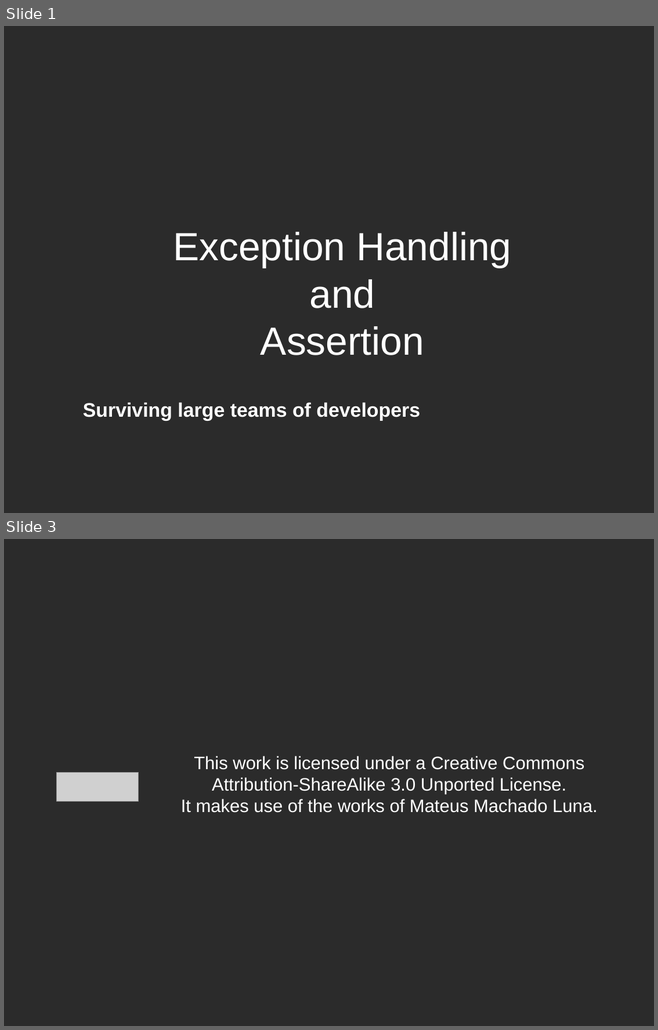
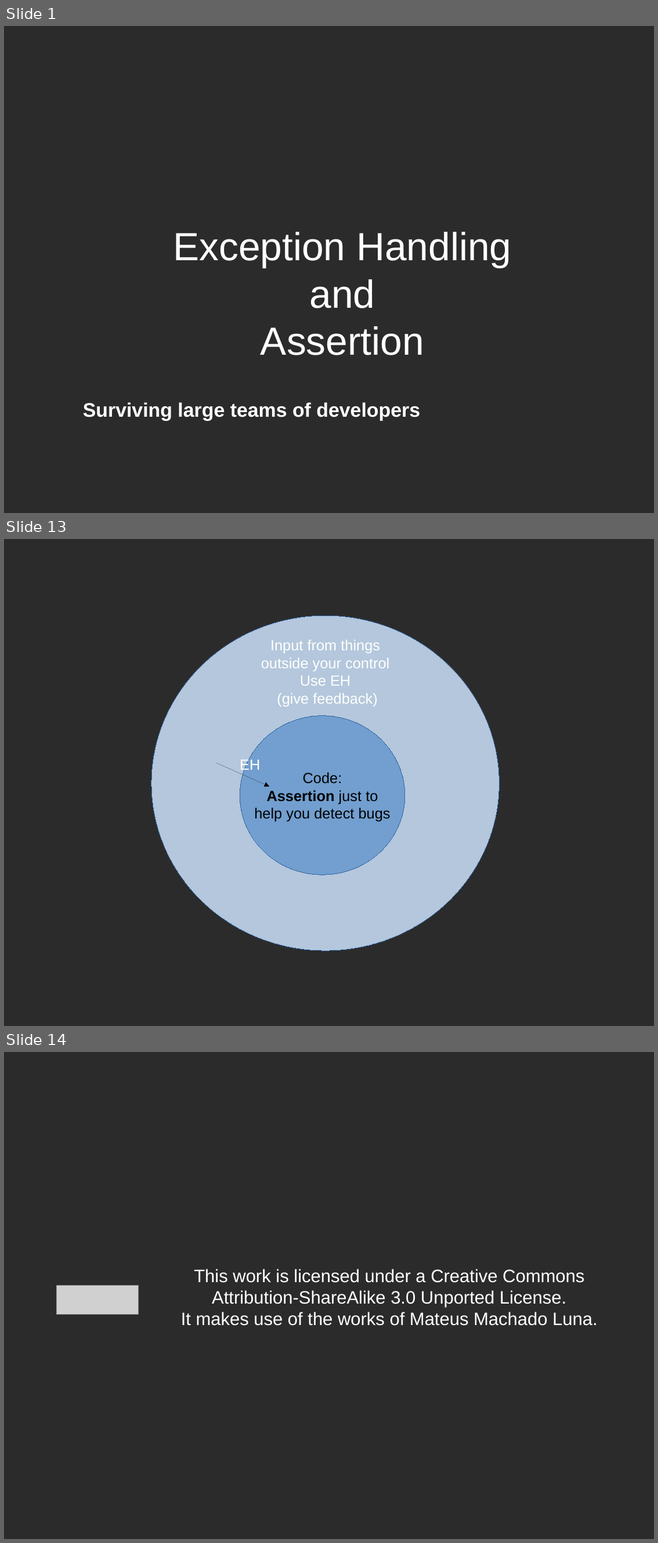
Before and after one commit to talyaron/full-stack, a slide deck: JS/exception handeling/Error Handling and Assertion.odp. Shown one above the other, each under a label of ours: slides 1 and 3 before the commit, slides 1, 13 and 14 after it; the slides between them are not shown. The pictures are 658x1030 and 658x1543 pixels, drawn with LibreOffice and Linux fonts; fonts in the diff are those of the drawing; grey boxes stand for pictures; background and template pictures are left out; a plain dark background stands for a picture behind light text. Boxes give left, top, right and bottom in pixels: in the first picture for what was removed or moved away, otherwise in the second. Text is boxed around its words. In the diff, an @@ line names an element or a change of style, - is before the commit and + after.

Commit message:
eh and assertion ready

```diff
--- a/JS/exception handeling/Error Handling and Assertion.odp
+++ b/JS/exception handeling/Error Handling and Assertion.odp
@@ slide 13 added at (x1=4, y1=539, x2=654, y2=1026), background picture (left out) @@
@@ ellipse added at (x1=151, y1=616, x2=499, y2=951), fill #B4C7DC, outline #3465A4 0 pt @@
@@ text added at (x1=261, y1=640, x2=389, y2=707), 18 pt, text #FFFFFF @@
+Input from things outside your control
+Use EH
+(give feedback)
@@ ellipse added at (x1=240, y1=716, x2=405, y2=875), fill #729FCF, outline #3465A4 0 pt, 18 pt, text #000000 @@
+Code:
+Assertion just to
+help you detect bugs
@@ arrow added from (216, 763) to (269, 787), #000000 0 pt @@
@@ text added at (x1=239, y1=758, x2=260, y2=773), 18 pt, text #FFFFFF @@
+EH
@@ what was slide 3 is now slide 14 @@
```
Also in this commit, not shown: 11 other slides added, 1 slide removed, 3 other files.
